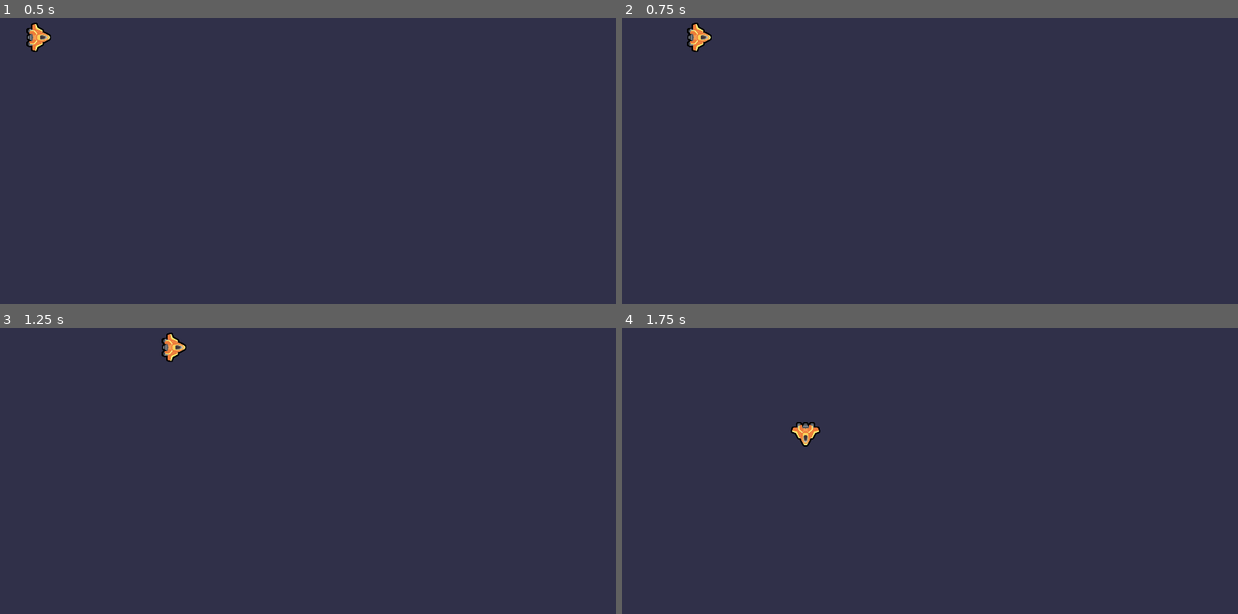
Above: before the commit, frames 1-4 (two rows, left to right).
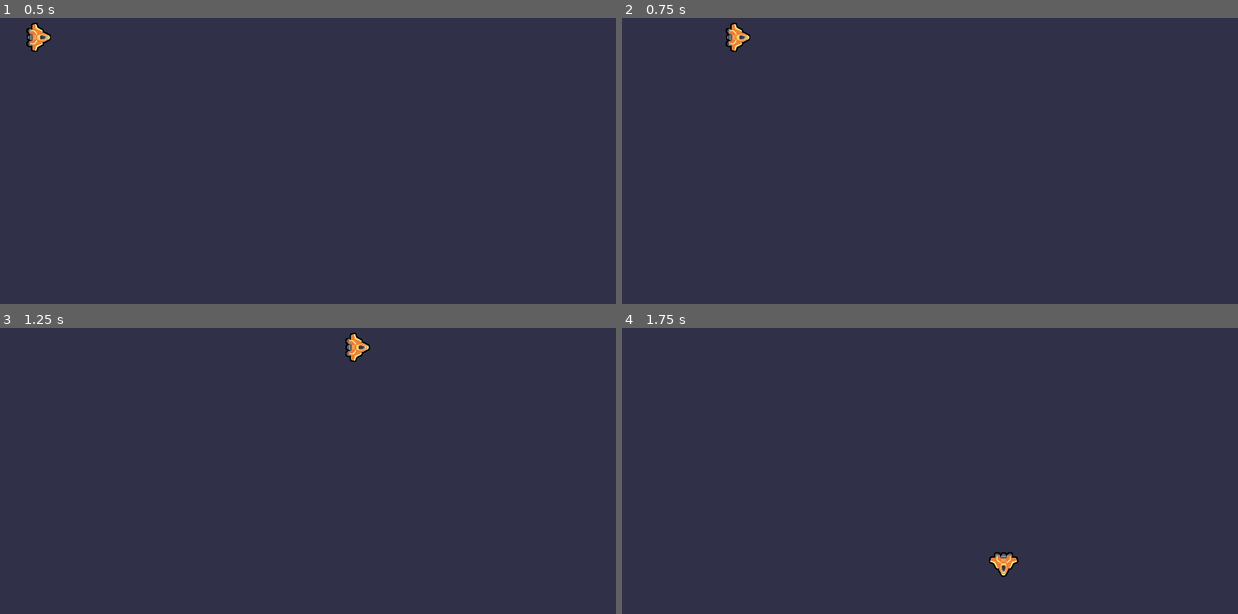
Above: after the commit, the same moments.

Repository: JuliaLui642/2d-GameDev-Courses
Game: Godot game, scene res://ship.tscn
The game is run twice, just before and just after one commit, with the same random seed, the same clock (stepped at 60 frames per second) and the same inputs.
Inputs:
- Up to frame 1 (0.5 s): no input
- Up to frame 2 (0.75 s): tap Enter at 0.5 s; hold Right (move_right) from 0.53 s (still down); tap Space (boost, bound only after the commit) at 0.6 s
- Up to frame 3 (1.25 s): keep holding Right (move_right)
- Up to frame 4 (1.75 s): release Right (move_right) at 1.28 s; hold Down (move_down) from 1.28 s (still down); tap Space (boost, bound only after the commit) at 1.35 s

Frame 1 is identical in both runs. In frame 2, 0.5% of the frame differs, in the area x 10-21%, y 1-12%; in frame 3, 0.5%; in frame 4, 0.5%, in the area x 27-65%, y 32-88%.

Commit message:
L4: The boosting ship

Diff:
--- a/04.to_space_and_beyond_workbook/Lesson/ship.gd
+++ b/04.to_space_and_beyond_workbook/Lesson/ship.gd
@@ -2,14 +2,28 @@
 
 var max_speed := 600.0
 var velocity :=Vector2(0,0)
+var boost_speed := 1500.0
 
 func _process(delta: float)->void :
 	var direction :=Vector2(0,0)
 	direction.x = Input.get_axis("move_left", "move_right")
 	direction.y = Input.get_axis("move_up","move_down")
 
+	if Input.is_action_just_pressed("boost"):
+		max_speed = boost_speed
+		get_node("Timer").start()
+
 	velocity = direction *  max_speed
 	position += velocity * delta
 
+	if direction .length() > 1.0:
+		direction = direction.normalized()
+
 	if direction.length() > 0.0:
 		rotation = velocity.angle()
+
+
+
+
+func _on_timer_timeout():
+	pass # Replace with function body.
--- a/04.to_space_and_beyond_workbook/project.godot
+++ b/04.to_space_and_beyond_workbook/project.godot
@@ -54,6 +54,11 @@
 "events": [Object(InputEventKey,"resource_local_to_scene":false,"resource_name":"","device":-1,"window_id":0,"alt_press …(182 unchanged characters)…
 ]
 }
+boost={
+"deadzone": 0.5,
+"events": [Object(InputEventKey,"resource_local_to_scene":false,"resource_name":"","device":-1,"window_id":0,"alt_pressed":false,"shift_pressed":false,"ctrl_pressed":false,"meta_pressed":false,"pressed":false,"keycode":0,"physical_keycode":32,"key_label":0,"unicode":32,"echo":false,"script":null)
+]
+}
 
 [rendering]
 
--- a/04.to_space_and_beyond_workbook/ship.tscn
+++ b/04.to_space_and_beyond_workbook/ship.tscn
@@ -7,3 +7,8 @@
 position = Vector2(120, 250)
 texture = ExtResource("1_axlk2")
 script = ExtResource("2_3wmml")
+
+[node name="Timer" type="Timer" parent="."]
+one_shot = true
+
+[connection signal="timeout" from="Timer" to="." method="_on_timer_timeout"]
